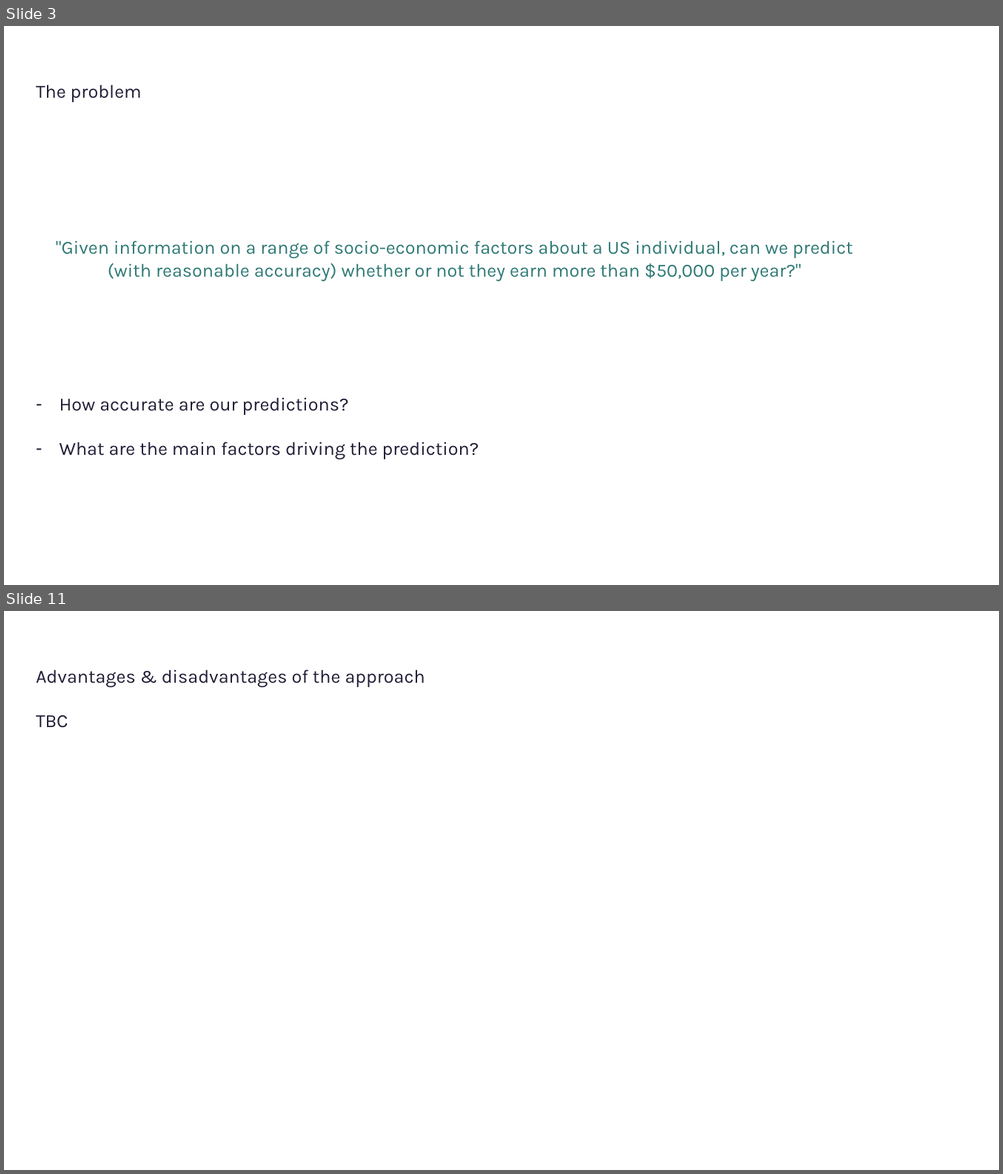
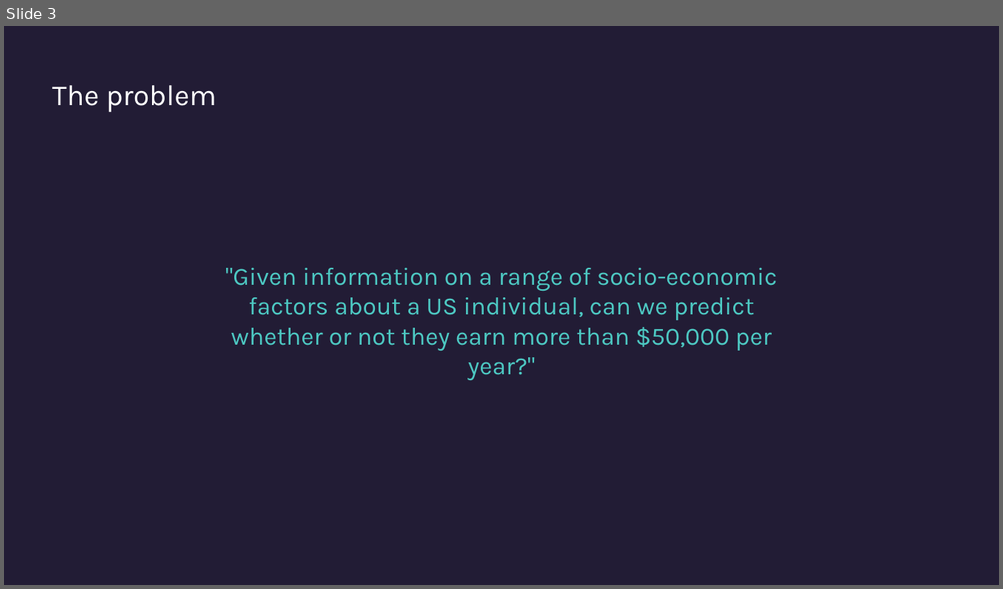
Before and after one commit to srdgaf/us_census, a slide deck: Census.pptx. Shown one above the other, each under a label of ours: slides 3 and 11 before the commit, slide 3 after it; the slides between them are not shown. The pictures are 1003x1174 and 1003x589 pixels, drawn with LibreOffice and Linux fonts; fonts in the diff are those of the drawing. Boxes give left, top, right and bottom in pixels: in the first picture for what was removed or moved away, otherwise in the second. Text is boxed around its words. In the diff, an @@ line names an element or a change of style, - is before the commit and + after.

```diff
--- a/Census.pptx
+++ b/Census.pptx
@@ slide 11 removed at (4, 611, 999, 1170), background #FFFFFF @@
@@ text removed at (36, 669, 425, 728) @@
-Advantages & disadvantages of the approach
-TBC
@@ slide 3 changed as well @@
@@ background #FFFFFF to #221C35 @@
@@ text added at (52, 85, 216, 113), 28 pt, text #FFFFFF @@
+The problem
@@ text at (225, 268, 777, 351): text changed; size 18 to 24 pt; text colour #2E7975 to #4DC9C3 @@
-The problem
-"Given information on a range of socio-economic factors about a US individual, can we predict
-(with reasonable accuracy) whether or not they earn more than $50,000 per year?"
-– How accurate are our predictions?
-– What are the main factors driving the prediction?
+"Given information on a range of socio-economic factors about a US individual, can we predict whether or not they earn more than $50,000 per year?"
```
Also in this commit, not shown: 7 other slides changed, 7 slides added, 6 other slides removed.
